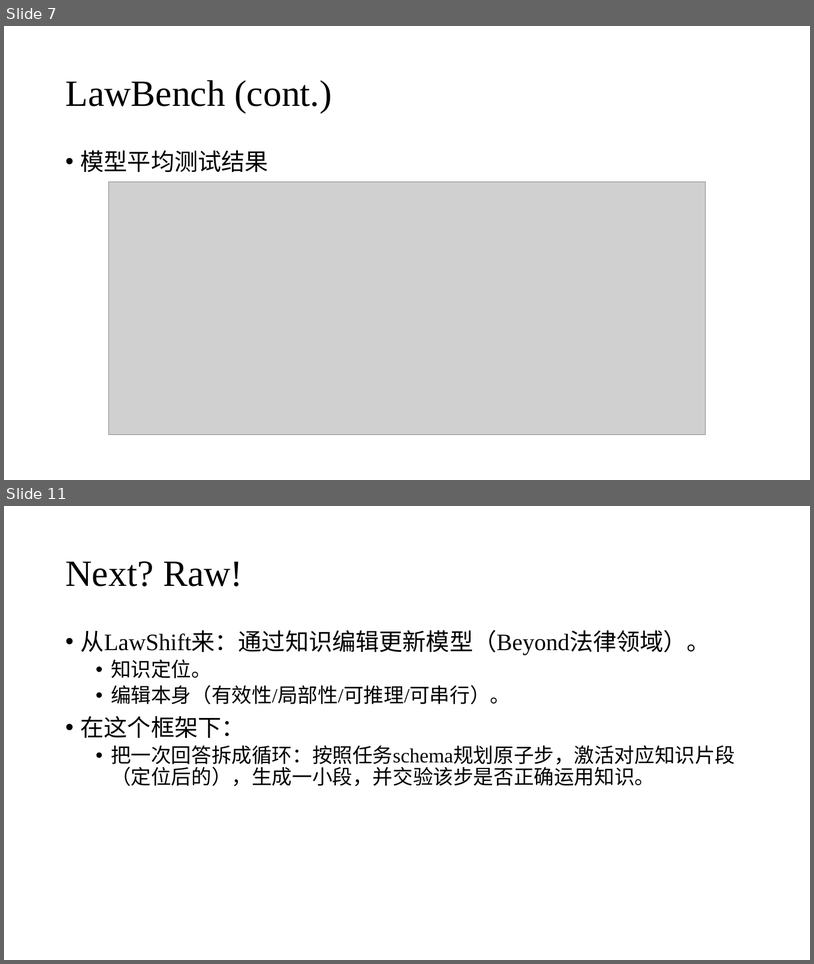
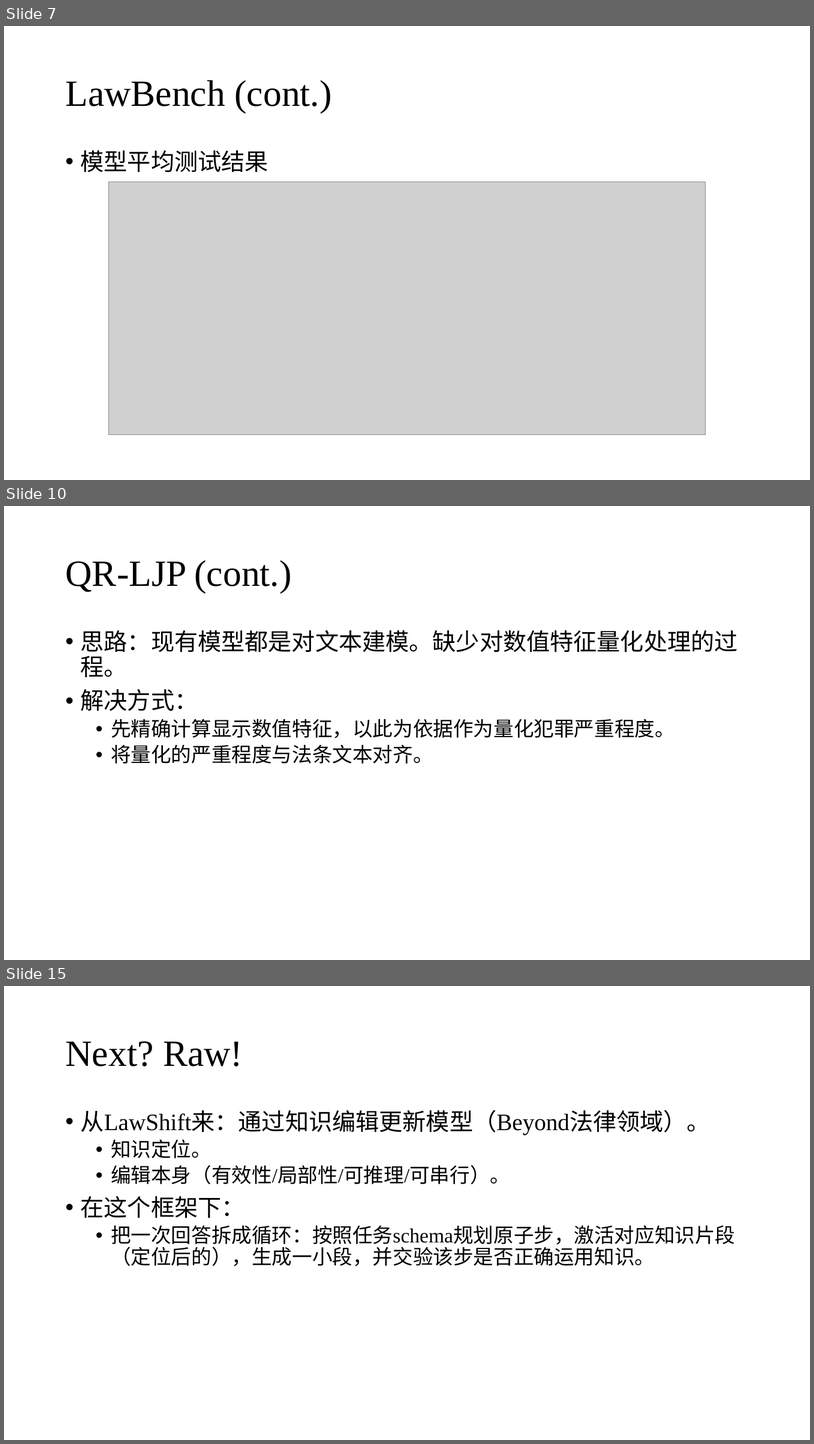
Before and after one commit to zhuohan9036/research_general_materials, a slide deck: legal_ai/20251107_intro_legal_ai_works.pptx. Shown one above the other, each under a label of ours: slides 7 and 11 before the commit, slides 7, 10 and 15 after it; the slides between them are not shown. The pictures are 814x964 and 814x1444 pixels, drawn with LibreOffice and Linux fonts; fonts in the diff are those of the drawing; grey boxes stand for pictures. Boxes give left, top, right and bottom in pixels: in the first picture for what was removed or moved away, otherwise in the second. Text is boxed around its words. In the diff, an @@ line names an element or a change of style, - is before the commit and + after.

```diff
--- a/legal_ai/20251107_intro_legal_ai_works.pptx
+++ b/legal_ai/20251107_intro_legal_ai_works.pptx
@@ slide 10 added at box(4, 506, 810, 960), background #FFFFFF @@
@@ title added at box(65, 560, 291, 592), 44 pt, text #000000 @@
+QR-LJP (cont.)
@@ text added at box(81, 630, 738, 763), 24 pt, text #000000 @@
+• 思路：现有模型都是对文本建模。缺少对数值特征量化处理的过程。
+• 解决方式：
+  • 先精确计算显示数值特征，以此为依据作为量化犯罪严重程度。
+  • 将量化的严重程度与法条文本对齐。
@@ what was slide 11 is now slide 15 @@
```
Also in this commit, not shown: 7 slides changed, 3 other slides added, 1 other file.
